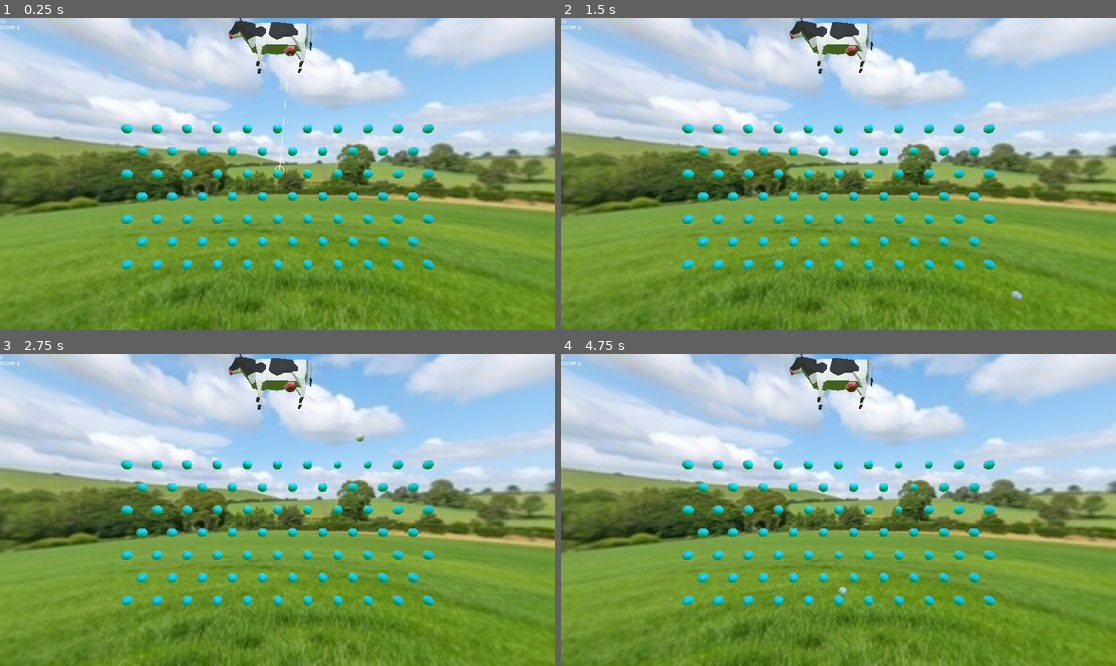
Above: before the commit, frames 1-4 (two rows, left to right).
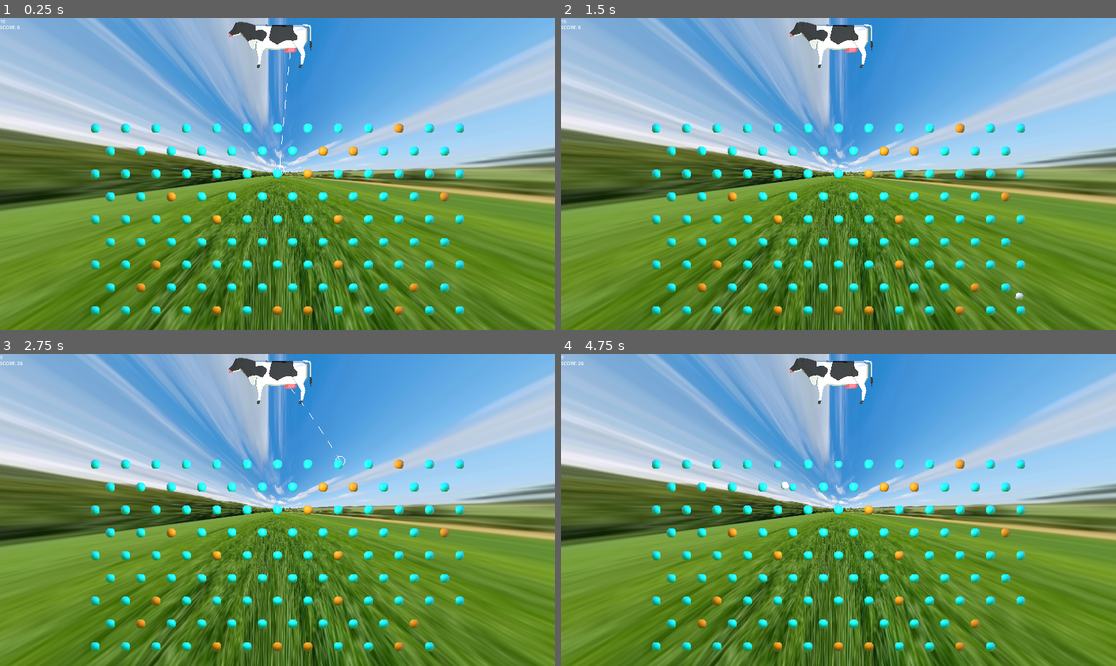
Above: after the commit, the same moments.

Repository: Temia116/Milke-2--Into-the-third-dimension
Game: Godot game, scene res://scenes/node_3d.tscn
The game is run twice, just before and just after one commit, with the same random seed, the same clock (stepped at 60 frames per second) and the same inputs. Video files are missing from this copy of the repository; at most half a second of black plays in their place.
Inputs (mouse positions are in pixels of both pictures, inside the frame that each line leads up to):
- Up to frame 1 (0.25 s): no input
- Up to frame 2 (1.5 s): tap Enter at 0.5 s; move the mouse to (960, 158) at 0.52 s; click (960, 158) at 0.67 s; move the mouse to (727, 189) at 1.27 s; click (727, 189) at 1.42 s
- Up to frame 3 (2.75 s): tap Space at 2 s; move the mouse to (333, 441) at 2.02 s; click (333, 441) at 2.17 s
- Up to frame 4 (4.75 s): move the mouse to (810, 572) at 2.77 s; click (810, 572) at 2.92 s; move the mouse to (1005, 556) at 3.52 s; click (1005, 556) at 3.67 s; move the mouse to (672, 463) at 4.27 s; click (672, 463) at 4.42 s

The runs differ from the first frame. In frame 1, 64% of the frame differs, in the area x 0-100%, y 0-100%; in frame 2, 65%; in frame 3, 64%; in frame 4, 64%.

Commit message:
Updated game files

Diff:
--- a/BluePeg.tscn
+++ b/BluePeg.tscn
@@ -3,30 +3,16 @@
 [ext_resource type="Script" uid="uid://fd3fskoeixvy" path="res://peg.gd" id="1_8xdbv"]
 [ext_resource type="PackedScene" uid="uid://duudiev2wq5tu" path="res://Assets/TEAL BALL (peg).glb" id="2_tbq5h"]
 
-[sub_resource type="PhysicsMaterial" id="PhysicsMaterial_8xdbv"]
-friction = 0.0
-bounce = 0.15
+[sub_resource type="SphereShape3D" id="SphereShape3D_8xdbv"]
+radius = 0.5296112
 
-[sub_resource type="SphereShape3D" id="SphereShape3D_j7lsp"]
-radius = 0.47064215
-
-[sub_resource type="SphereShape3D" id="SphereShape3D_tbq5h"]
-radius = 0.4665197
-
-[node name="BluePeg" type="Area3D" unique_id=1296871787]
+[node name="BluePeg" type="StaticBody3D" unique_id=2026480295]
 transform = Transform3D(1.5, 0, 0, 0, 1.5, 0, 0, 0, 1.5, 0, 0, 0)
 script = ExtResource("1_8xdbv")
 
 [node name="TEAL BALL (peg)" parent="." unique_id=1300227685 instance=ExtResource("2_tbq5h")]
 transform = Transform3D(0.25, 0, 0, 0, 0.25, 0, 0, 0, 0.25, 0, 0, 0)
 
-[node name="StaticBody3D" type="StaticBody3D" parent="." unique_id=585994932]
-physics_material_override = SubResource("PhysicsMaterial_8xdbv")
-
-[node name="CollisionShape3D" type="CollisionShape3D" parent="StaticBody3D" unique_id=567340011]
-transform = Transform3D(0.45, 0, 0, 0, 0.45, 0, 0, 0, 0.45, 0, 0, 0)
-shape = SubResource("SphereShape3D_j7lsp")
-
-[node name="CollisionShape3D" type="CollisionShape3D" parent="." unique_id=1991892857]
-transform = Transform3D(0.45, 0, 0, 0, 0.45, 0, 0, 0, 0.45, 0, 0, 0)
-shape = SubResource("SphereShape3D_tbq5h")
+[node name="CollisionShape3D" type="CollisionShape3D" parent="." unique_id=1073096763]
+transform = Transform3D(0.4, 0, 0, 0, 0.4, 0, 0, 0, 0.4, 0, 0, 0)
+shape = SubResource("SphereShape3D_8xdbv")
--- /dev/null
+++ b/OrangePeg.tscn
@@ -0,0 +1,18 @@
+[gd_scene format=3 uid="uid://bgcvjd2tb2kv0"]
+
+[ext_resource type="Script" uid="uid://fd3fskoeixvy" path="res://peg.gd" id="1_1nhth"]
+[ext_resource type="PackedScene" uid="uid://sir44qu2m35h" path="res://Assets/ORANGE BALL (needed to beat level).glb" id="1_jc2g8"]
+
+[sub_resource type="SphereShape3D" id="SphereShape3D_1nhth"]
+radius = 0.5296112
+
+[node name="OrangePeg" type="StaticBody3D" unique_id=1576095087]
+transform = Transform3D(1.5, 0, 0, 0, 1.5, 0, 0, 0, 1.5, 0, 0, 0)
+script = ExtResource("1_1nhth")
+
+[node name="ORANGE BALL (needed to beat level)" parent="." unique_id=1408215529 instance=ExtResource("1_jc2g8")]
+transform = Transform3D(0.25, 0, 0, 0, 0.25, 0, 0, 0, 0.25, 0, 0, 0)
+
+[node name="CollisionShape3D" type="CollisionShape3D" parent="." unique_id=398123827]
+transform = Transform3D(0.4, 0, 0, 0, 0.4, 0, 0, 0, 0.4, 0, 0, 0)
+shape = SubResource("SphereShape3D_1nhth")
--- a/PegSpawner.gd
+++ b/PegSpawner.gd
@@ -5,31 +5,54 @@
 @export var orange_peg_scene: PackedScene
 @export var green_peg_scene: PackedScene
 
-# Layout: each entry is [x, y, peg_type]
 var level_1 = [
 	# Row 1
-	[-10, 3, "blue"], [-8, 3, "blue"], [-6, 3, "blue"], [-4, 3, "blue"], [-2, 3, "blue"], [0, 3, "blue"], [2, 3, "blue"], [4, 3, "blue"], [6, 3, "blue"], [8, 3, "blue"], [10, 3, "blue"],
+	[-12, 3, "blue"], [-10, 3, "blue"], [-8, 3, "blue"], [-6, 3, "blue"], [-4, 3, "blue"], [-2, 3, "blue"], [0, 3, "blue"], [2, 3, "blue"], [4, 3, "blue"], [6, 3, "blue"], [8, 3, "blue"], [10, 3, "blue"], [12, 3, "blue"],
 	# Row 2
-	[-9, 1.5, "blue"], [-7, 1.5, "blue"], [-5, 1.5, "blue"], [-3, 1.5, "blue"], [-1, 1.5, "blue"], [1, 1.5, "blue"], [3, 1.5, "blue"], [5, 1.5, "blue"], [7, 1.5, "blue"], [9, 1.5, "blue"],
+	[-11, 1.5, "blue"], [-9, 1.5, "blue"], [-7, 1.5, "blue"], [-5, 1.5, "blue"], [-3, 1.5, "blue"], [-1, 1.5, "blue"], [1, 1.5, "blue"], [3, 1.5, "blue"], [5, 1.5, "blue"], [7, 1.5, "blue"], [9, 1.5, "blue"], [11, 1.5, "blue"],
 	# Row 3
-	[-10, 0, "blue"], [-8, 0, "blue"], [-6, 0, "blue"], [-4, 0, "blue"], [-2, 0, "blue"], [0, 0, "blue"], [2, 0, "blue"], [4, 0, "blue"], [6, 0, "blue"], [8, 0, "blue"], [10, 0, "blue"],
+	[-12, 0, "blue"], [-10, 0, "blue"], [-8, 0, "blue"], [-6, 0, "blue"], [-4, 0, "blue"], [-2, 0, "blue"], [0, 0, "blue"], [2, 0, "blue"], [4, 0, "blue"], [6, 0, "blue"], [8, 0, "blue"], [10, 0, "blue"], [12, 0, "blue"],
 	# Row 4
-	[-9, -1.5, "blue"], [-7, -1.5, "blue"], [-5, -1.5, "blue"], [-3, -1.5, "blue"], [-1, -1.5, "blue"], [1, -1.5, "blue"], [3, -1.5, "blue"], [5, -1.5, "blue"], [7, -1.5, "blue"], [9, -1.5, "blue"],
+	[-11, -1.5, "blue"], [-9, -1.5, "blue"], [-7, -1.5, "blue"], [-5, -1.5, "blue"], [-3, -1.5, "blue"], [-1, -1.5, "blue"], [1, -1.5, "blue"], [3, -1.5, "blue"], [5, -1.5, "blue"], [7, -1.5, "blue"], [9, -1.5, "blue"], [11, -1.5, "blue"],
 	# Row 5
-	[-10, -3, "blue"], [-8, -3, "blue"], [-6, -3, "blue"], [-4, -3, "blue"], [-2, -3, "blue"], [0, -3, "blue"], [2, -3, "blue"], [4, -3, "blue"], [6, -3, "blue"], [8, -3, "blue"], [10, -3, "blue"],
+	[-12, -3, "blue"], [-10, -3, "blue"], [-8, -3, "blue"], [-6, -3, "blue"], [-4, -3, "blue"], [-2, -3, "blue"], [0, -3, "blue"], [2, -3, "blue"], [4, -3, "blue"], [6, -3, "blue"], [8, -3, "blue"], [10, -3, "blue"], [12, -3, "blue"],
 	# Row 6
-	[-9, -4.5, "blue"], [-7, -4.5, "blue"], [-5, -4.5, "blue"], [-3, -4.5, "blue"], [-1, -4.5, "blue"], [1, -4.5, "blue"], [3, -4.5, "blue"], [5, -4.5, "blue"], [7, -4.5, "blue"], [9, -4.5, "blue"],
+	[-11, -4.5, "blue"], [-9, -4.5, "blue"], [-7, -4.5, "blue"], [-5, -4.5, "blue"], [-3, -4.5, "blue"], [-1, -4.5, "blue"], [1, -4.5, "blue"], [3, -4.5, "blue"], [5, -4.5, "blue"], [7, -4.5, "blue"], [9, -4.5, "blue"], [11, -4.5, "blue"],
 	# Row 7
-	[-10, -6, "blue"], [-8, -6, "blue"], [-6, -6, "blue"], [-4, -6, "blue"], [-2, -6, "blue"], [0, -6, "blue"], [2, -6, "blue"], [4, -6, "blue"], [6, -6, "blue"], [8, -6, "blue"], [10, -6, "blue"],
+	[-12, -6, "blue"], [-10, -6, "blue"], [-8, -6, "blue"], [-6, -6, "blue"], [-4, -6, "blue"], [-2, -6, "blue"], [0, -6, "blue"], [2, -6, "blue"], [4, -6, "blue"], [6, -6, "blue"], [8, -6, "blue"], [10, -6, "blue"], [12, -6, "blue"],
+	# Row 8
+	[-11, -7.5, "blue"], [-9, -7.5, "blue"], [-7, -7.5, "blue"], [-5, -7.5, "blue"], [-3, -7.5, "blue"], [-1, -7.5, "blue"], [1, -7.5, "blue"], [3, -7.5, "blue"], [5, -7.5, "blue"], [7, -7.5, "blue"], [9, -7.5, "blue"], [11, -7.5, "blue"],
+	# Row 9
+	[-12, -9, "blue"], [-10, -9, "blue"], [-8, -9, "blue"], [-6, -9, "blue"], [-4, -9, "blue"], [-2, -9, "blue"], [0, -9, "blue"], [2, -9, "blue"], [4, -9, "blue"], [6, -9, "blue"], [8, -9, "blue"], [10, -9, "blue"], [12, -9, "blue"],
 ]
+
 func _ready():
 	spawn_level(level_1)
 
 func spawn_level(layout: Array):
-	for entry in layout:
+	var blue_indices = []
+	for i in range(layout.size()):
+		if layout[i][2] == "blue":
+			blue_indices.append(i)
+
+	var orange_count = max(1, int(blue_indices.size() * 0.15))
+	blue_indices.shuffle()
+	var orange_indices = blue_indices.slice(0, orange_count)
+
+	print("Total blue pegs: ", blue_indices.size())
+	print("Orange count: ", orange_count)
+	print("Orange indices: ", orange_indices)
+
+	# Second pass: spawn pegs
+	for i in range(layout.size()):
+		var entry = layout[i]
 		var x = entry[0]
 		var y = entry[1]
 		var type = entry[2]
+
+		# Override blue to orange if selected
+		if i in orange_indices:
+			type = "orange"
 
 		var peg_scene = _get_scene_for_type(type)
 		if peg_scene == null:
@@ -42,6 +65,6 @@
 func _get_scene_for_type(type: String) -> PackedScene:
 	match type:
 		"blue": return blue_peg_scene
-		"orange": return null  # will be skipped until you add the scene
-		"green": return null   # same
+		"orange": return orange_peg_scene
+		"green": return green_peg_scene
 	return null
--- a/WhiteBall.gd
+++ b/WhiteBall.gd
@@ -3,10 +3,22 @@
 signal ball_exited
 
 var exited = false
+var hit_pegs = []
+
+func _ready():
+	body_entered.connect(_on_body_entered)
+
+func _on_body_entered(body):
+	if body.has_method("on_hit") and body not in hit_pegs:
+		hit_pegs.append(body)
+		body.on_hit()
 
 func _process(_delta):
 	if global_position.y < -20.0 and not exited:
 		exited = true
+		for peg in hit_pegs:
+			if is_instance_valid(peg):
+				peg.on_ball_exited()
 		GameManager.on_ball_lost()
 		ball_exited.emit()
 		queue_free()
--- a/peg.gd
+++ b/peg.gd
@@ -1,25 +1,24 @@
-extends Area3D
+extends StaticBody3D
 
 @export var peg_type: String = "blue"
 var hit: bool = false
-var hit_tween: Tween
 
 func _ready():
-	body_entered.connect(_on_body_entered)
+	if peg_type == "orange":
+		add_to_group("orange_pegs")
 
-func _on_body_entered(body):
-	if body is RigidBody3D and not hit:
-		hit = true
-		if hit_tween:
-			hit_tween.kill()
-		hit_tween = create_tween()
-		hit_tween.tween_property(self, "scale", Vector3(1.6, 1.6, 1.6), 0.08)
-		hit_tween.tween_property(self, "scale", Vector3(1.2, 1.2, 1.2), 0.08)
-		body.ball_exited.connect(_on_ball_exited)
+func on_hit():
+	if hit:
+		return
+	hit = true
+	var tween = create_tween()
+	tween.tween_property(self, "scale", Vector3(1.6, 1.6, 1.6), 0.08)
+	tween.tween_property(self, "scale", Vector3(1.2, 1.2, 1.2), 0.08)
 
-func _on_ball_exited():
-	GameManager.on_peg_hit(peg_type)  # ADD THIS
-	$StaticBody3D/CollisionShape3D.disabled = true
+func on_ball_exited():
+	if not hit:
+		return
+	GameManager.on_peg_hit(peg_type)
 	$CollisionShape3D.disabled = true
 	var tween = create_tween()
 	tween.tween_property(self, "scale", Vector3(1.4, 1.4, 1.4), 0.1)
--- a/scenes/node_3d.tscn
+++ b/scenes/node_3d.tscn
@@ -7,6 +7,7 @@
 [ext_resource type="Script" uid="uid://crmog3p0rdnfy" path="res://PegSpawner.gd" id="5_oqwcg"]
 [ext_resource type="PackedScene" uid="uid://cg6182onefv5p" path="res://BluePeg.tscn" id="6_a6664"]
 [ext_resource type="PackedScene" uid="uid://bkv6tjg1ufssx" path="res://HUD.tscn" id="7_10v3s"]
+[ext_resource type="PackedScene" uid="uid://bgcvjd2tb2kv0" path="res://OrangePeg.tscn" id="7_b2yaj"]
 [ext_resource type="PackedScene" uid="uid://bieqhn7vyuxbu" path="res://GameOver.tscn" id="8_cptob"]
 
 [sub_resource type="PanoramaSkyMaterial" id="PanoramaSkyMaterial_oqwcg"]
@@ -27,6 +28,8 @@
 
 [node name="Camera3D" type="Camera3D" parent="." unique_id=996338804]
 transform = Transform3D(1, 0, 0, 0, 1, 0, 0, 0, 1, 0, 0, 13.5)
+projection = 1
+size = 20.523
 
 [node name="Cow" parent="." unique_id=1644535265 instance=ExtResource("1_ns6u7")]
 transform = Transform3D(-2.6226834e-08, 0, -0.6, 0, 0.6, 0, 0.6, 0, -2.6226834e-08, 0, 7, 0)
@@ -38,13 +41,19 @@
 environment = SubResource("Environment_10v3s")
 
 [node name="OmniLight3D" type="OmniLight3D" parent="." unique_id=1086340402]
-transform = Transform3D(1, 0, 0, 0, 1, 0, 0, 0, 1, 0, 9.215902, 3.2088094)
-light_energy = 2.99
-omni_range = 40.0
+transform = Transform3D(1, 0, 0, 0, 1, 0, 0, 0, 1, 0, 1.2159019, 6.2088094)
+light_energy = 6.317
+omni_range = 40.14
+
+[node name="OmniLight3D2" type="OmniLight3D" parent="." unique_id=1132364192]
+transform = Transform3D(1, 0, 0, 0, 1, 0, 0, 0, 1, 1, 8.215902, 6.2088094)
+light_energy = 6.317
+omni_range = 40.14
 
 [node name="PegSpawner" type="Node3D" parent="." unique_id=436399546]
 script = ExtResource("5_oqwcg")
 blue_peg_scene = ExtResource("6_a6664")
+orange_peg_scene = ExtResource("7_b2yaj")
 
 [node name="HUD" parent="." unique_id=289833468 instance=ExtResource("7_10v3s")]
 
